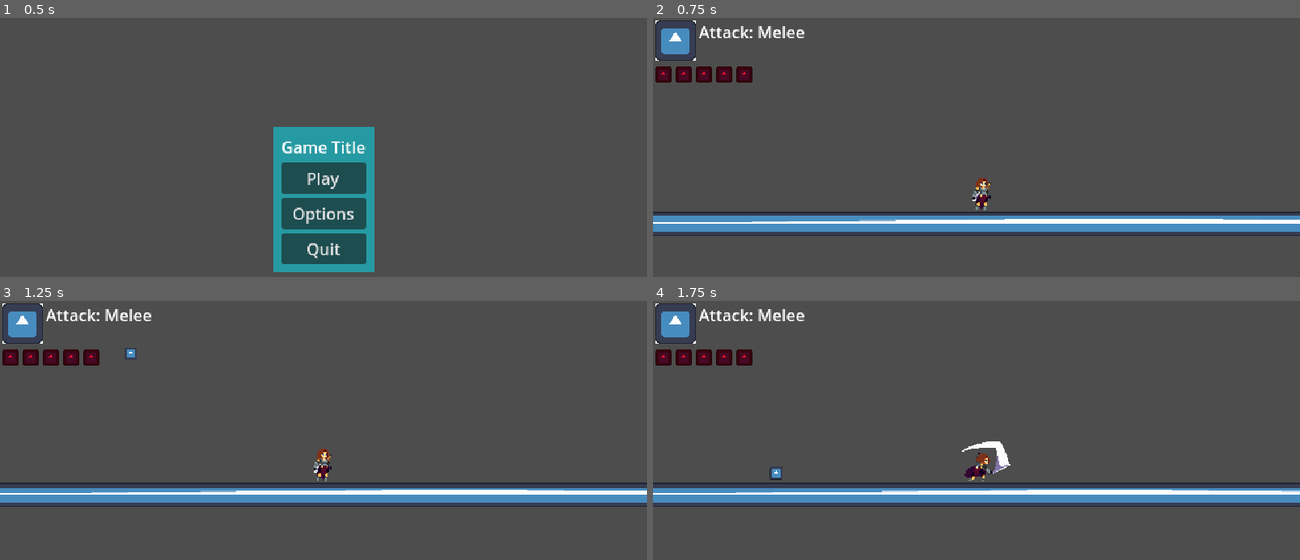
Above: before the commit, frames 1-4 (two rows, left to right).
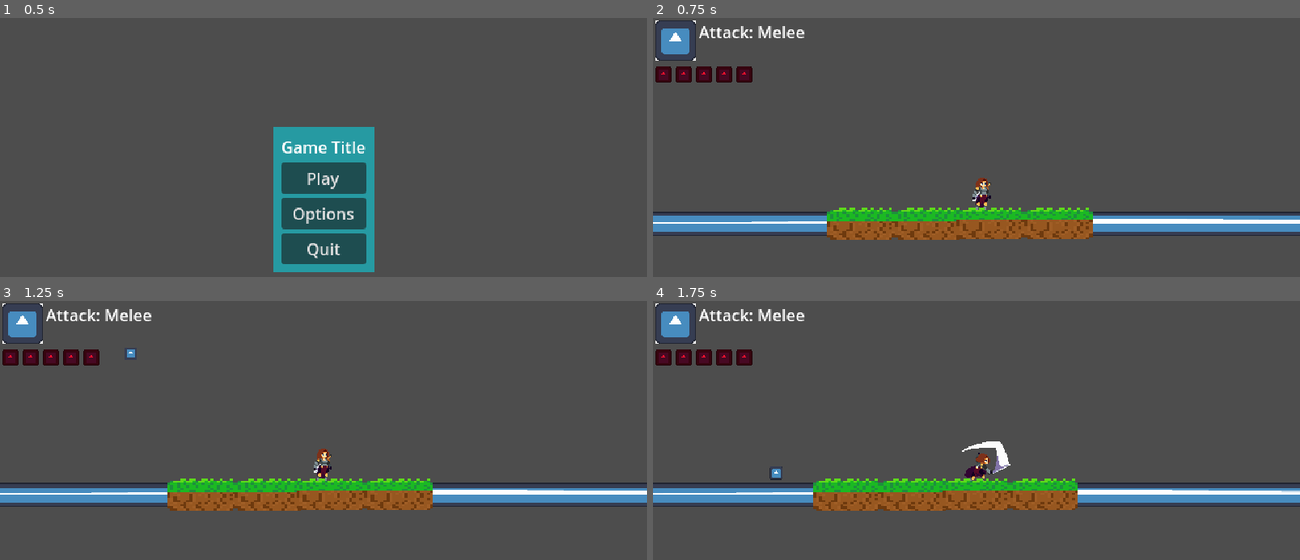
Above: after the commit, the same moments.

Repository: exglegaming/GameJamFighter
Game: Godot game, scene res://scenes/ui/main_menu.tscn
Two runs of this game, one before a commit and one after it. Both use one fixed random seed, a clock stepped at 60 frames per second and the inputs below. The engine's default icon, where the game draws it, is replaced by a stand-in: a white triangle on a blue panel in a dark square.
Inputs (mouse positions are in pixels of both pictures, inside the frame that each line leads up to):
- Up to frame 1 (0.5 s): no input
- Up to frame 2 (0.75 s): click "Play" at 0.5 s
- Up to frame 3 (1.25 s): no input
- Up to frame 4 (1.75 s): move the mouse to (1118, 464) at 1.27 s; hold D (move_right) from 1.28 s (still down); click (1118, 464) at 1.35 s; tap Space (jump) at 1.52 s

Frame 1 is identical in both runs. In frame 2, 4.8% of the frame differs, in the area x 26-68%, y 73-86%; in frame 3, 4.8%; in frame 4, 4.8%.

Commit message:
Added ground sprite

Diff:
--- a/scenes/main.tscn
+++ b/scenes/main.tscn
@@ -7,6 +7,7 @@
 [ext_resource type="PackedScene" uid="uid://bi7s2f0me84a5" path="res://scenes/game_object/player/player.tscn" id="2_sugp2"]
 [ext_resource type="PackedScene" uid="uid://bq4cxljvs0wud" path="res://scenes/game_object/basic_enemy/basic_enemy.tscn" id="4_jyhfs"]
 [ext_resource type="PackedScene" uid="uid://d1kvav2bbo8bh" path="res://scenes/game_object/collectibles/cookies.tscn" id="5_tbgi4"]
+[ext_resource type="Texture2D" uid="uid://dlvv30uyvfvgt" path="res://assets/sprites/Environment/Ground sprite.png" id="5_tipki"]
 
 [sub_resource type="RectangleShape2D" id="RectangleShape2D_jyhfs"]
 size = Vector2(128, 128)
@@ -30,6 +31,30 @@
 scale = Vector2(35.92, 0.1875)
 shape = SubResource("RectangleShape2D_jyhfs")
 
+[node name="GroundSprite" type="Sprite2D" parent="FloorStaticBody2D"]
+z_index = 1
+position = Vector2(70, 351)
+scale = Vector2(3.0625, 2.09375)
+texture = ExtResource("5_tipki")
+
+[node name="GroundSprite2" type="Sprite2D" parent="FloorStaticBody2D"]
+z_index = 1
+position = Vector2(137, 351)
+scale = Vector2(3.0625, 2.09375)
+texture = ExtResource("5_tipki")
+
+[node name="GroundSprite3" type="Sprite2D" parent="FloorStaticBody2D"]
+z_index = 1
+position = Vector2(198, 350.5)
+scale = Vector2(3.0625, 2.09375)
+texture = ExtResource("5_tipki")
+
+[node name="GroundSprite4" type="Sprite2D" parent="FloorStaticBody2D"]
+z_index = 1
+position = Vector2(265, 350.5)
+scale = Vector2(3.0625, 2.09375)
+texture = ExtResource("5_tipki")
+
 [node name="Entities" type="Node2D" parent="." groups=["entities_layer"]]
 
 [node name="Player" parent="Entities" node_paths=PackedStringArray("projectile_container") instance=ExtResource("2_sugp2")]
Binary file added: assets/sprites/Environment/Ground sprite.png
Not shown, added: assets/sprites/Environment/Ground sprite.png.import
Not shown: 1 places in scenes/main.tscn that only renumber resources
